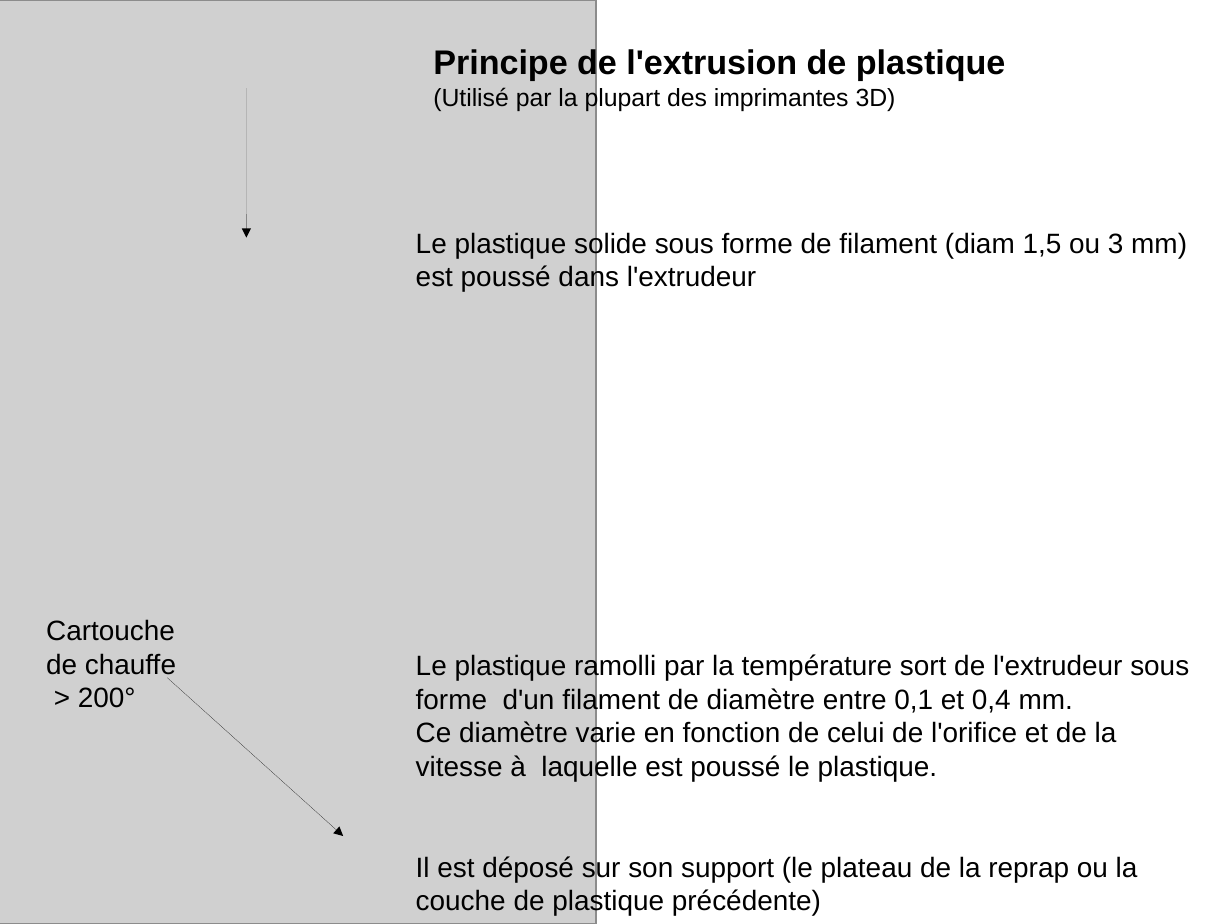
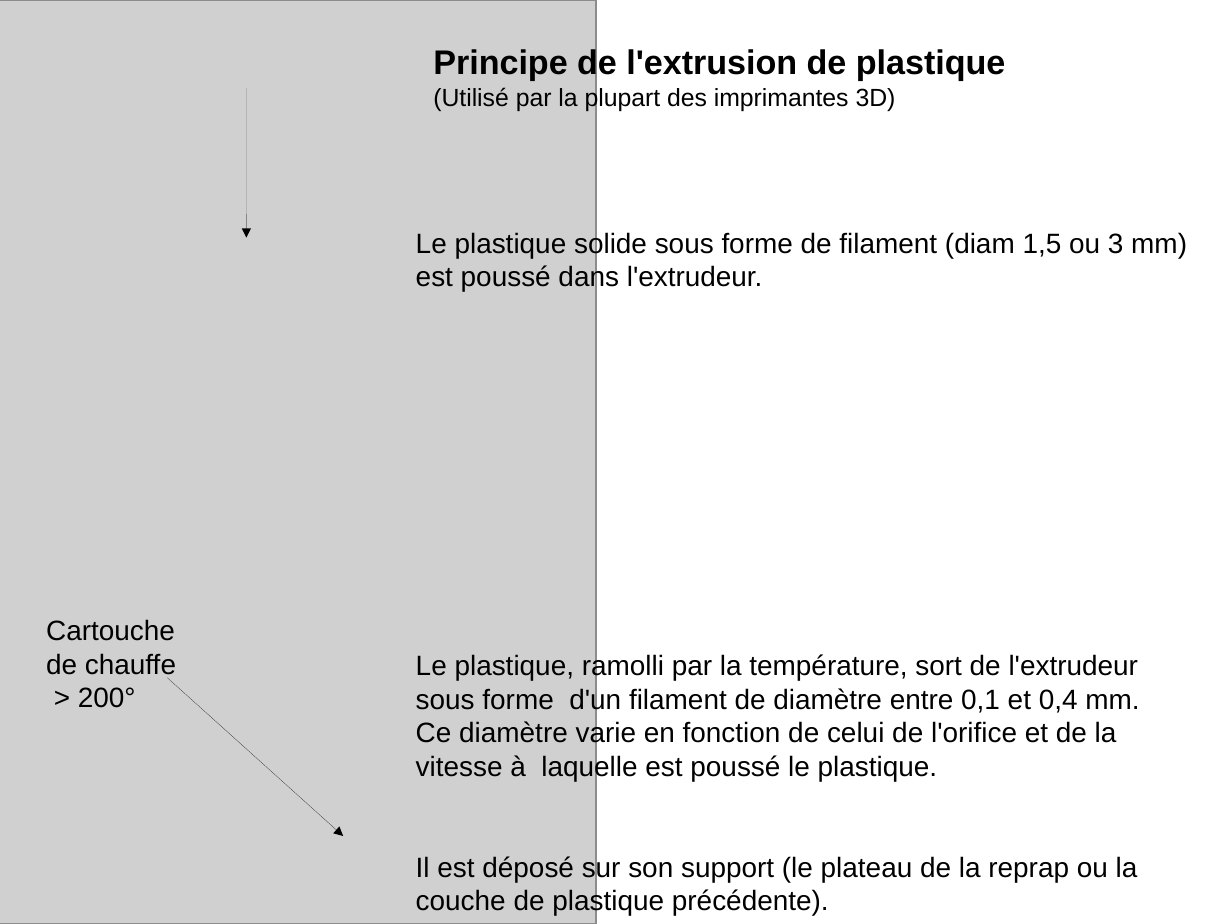
Before and after one commit to SoftBellies/reprapJeanne, a slide deck: slide 1 of Communication/Extrudeur.odp. Drawn at 1232x924 pixels with LibreOffice and Linux fonts; fonts in the diff are those of the drawing; grey boxes stand for pictures. Boxes give left, top, right and bottom in pixels: in the first picture for what was removed or moved away, otherwise in the second. Text is boxed around its words. In the diff, an @@ line names an element or a change of style, - is before the commit and + after.

```diff
--- a/Communication/Extrudeur.odp
+++ b/Communication/Extrudeur.odp
@@ text at (x1=416, y1=231, x2=1187, y2=292): text changed @@
-Le plastique solide sous forme de filament (diam 1,5 ou 3 mm) est poussé dans l'extrudeur
+Le plastique solide sous forme de filament (diam 1,5 ou 3 mm) est poussé dans l'extrudeur.
@@ text at (x1=416, y1=654, x2=1139, y2=714): text changed @@
-Le plastique ramolli par la température sort de l'extrudeur sous forme d'un filament de diamètre entre 0,1 et 0,4 mm.
+Le plastique, ramolli par la température, sort de l'extrudeur sous forme d'un filament de diamètre entre 0,1 et 0,4 mm.
@@ text at (x1=416, y1=855, x2=1138, y2=915): text changed @@
-Il est déposé sur son support (le plateau de la reprap ou la couche de plastique précédente)
+Il est déposé sur son support (le plateau de la reprap ou la couche de plastique précédente).
```
Also in this commit, not shown: 1 other file.
